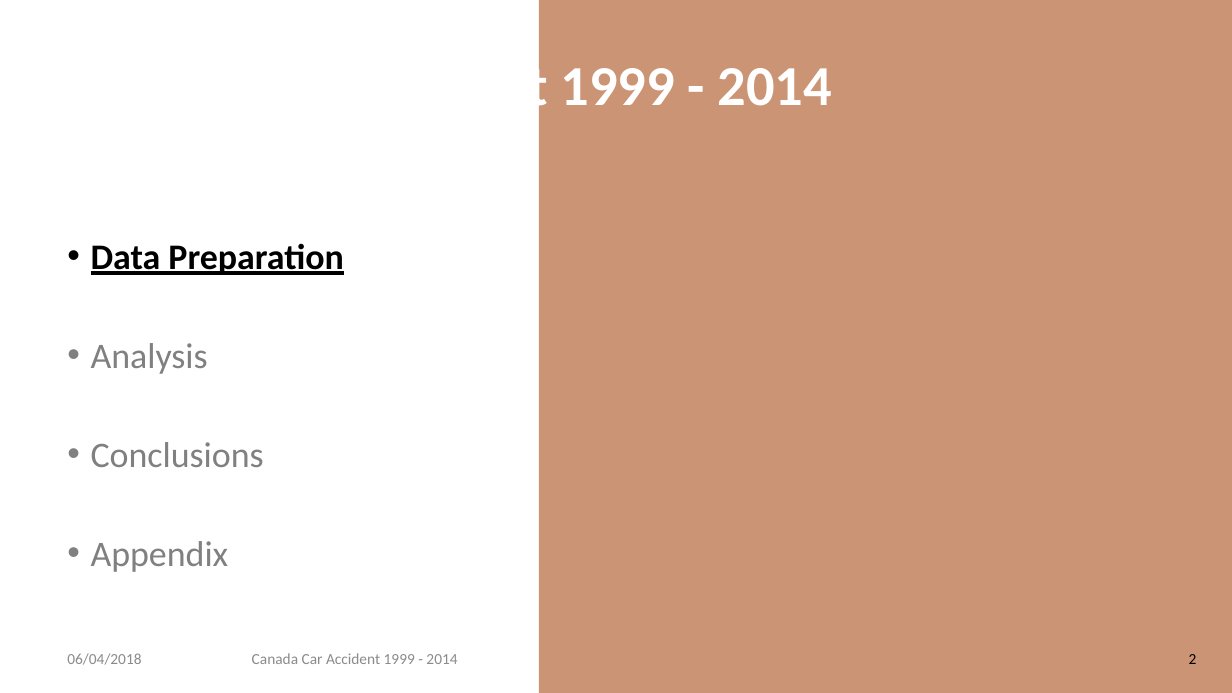
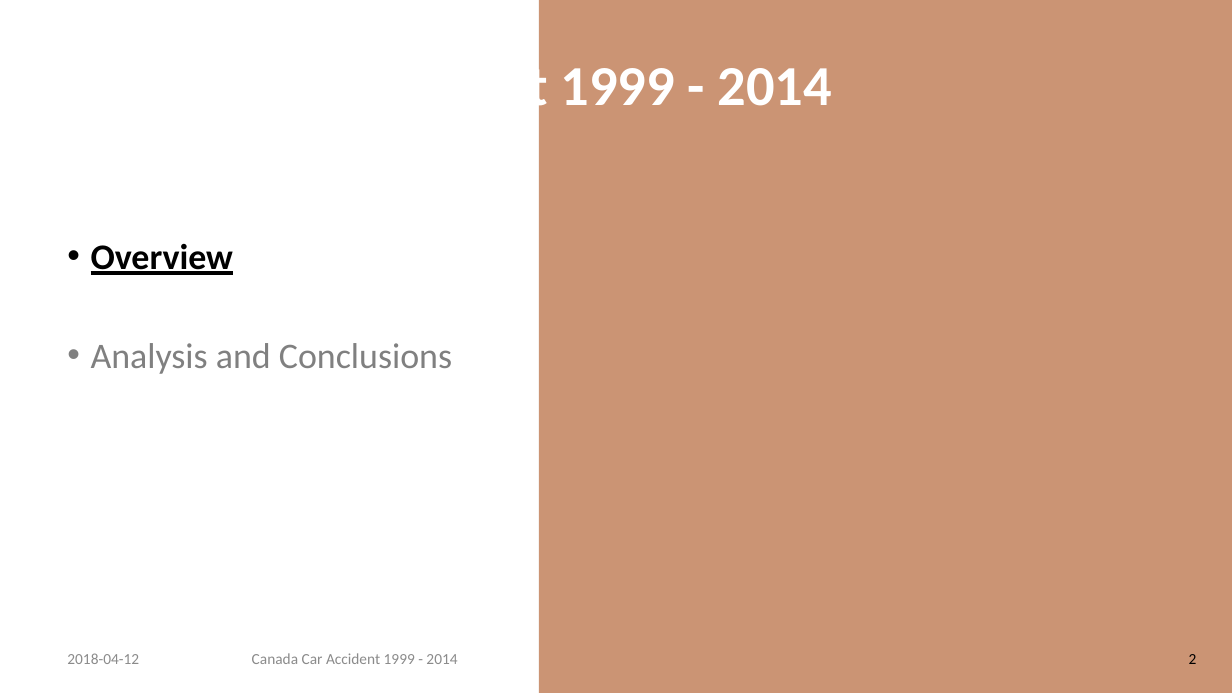
Before and after one commit to rynho/3250-G3, a slide deck: slide 2 of Deliverable/Presentation.pptx. Drawn at 1232x693 pixels with LibreOffice and Linux fonts; fonts in the diff are those of the drawing; background and template pictures are left out. Boxes give left, top, right and bottom in pixels: in the first picture for what was removed or moved away, otherwise in the second. Text is boxed around its words. In the diff, an @@ line names an element or a change of style, - is before the commit and + after.

```diff
--- a/Deliverable/Presentation.pptx
+++ b/Deliverable/Presentation.pptx
@@ text at (91,244,452,374): text changed @@
-• Data Preparation
-• Analysis
-• Conclusions
-• Appendix
+• Overview
+• Analysis and Conclusions
@@ text at (67,653,139,664): text changed @@
-06/04/2018
+2018-04-12
```
Also in this commit, not shown: 17 other slides changed, 2 slides added, 2 slides removed.
